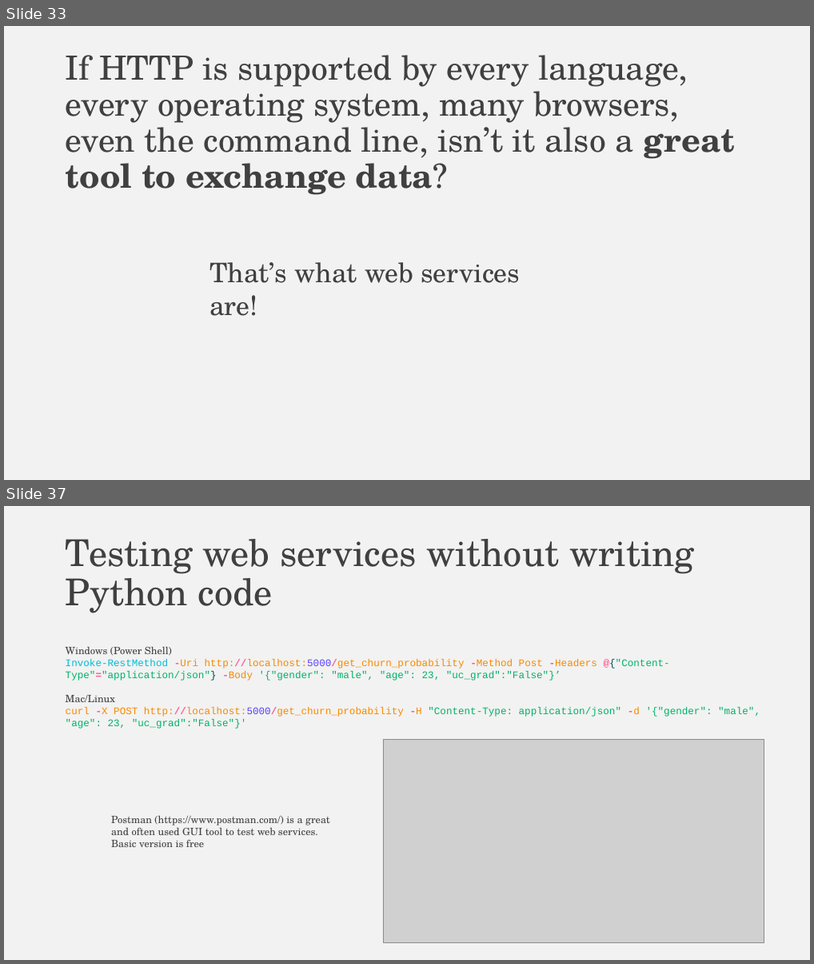
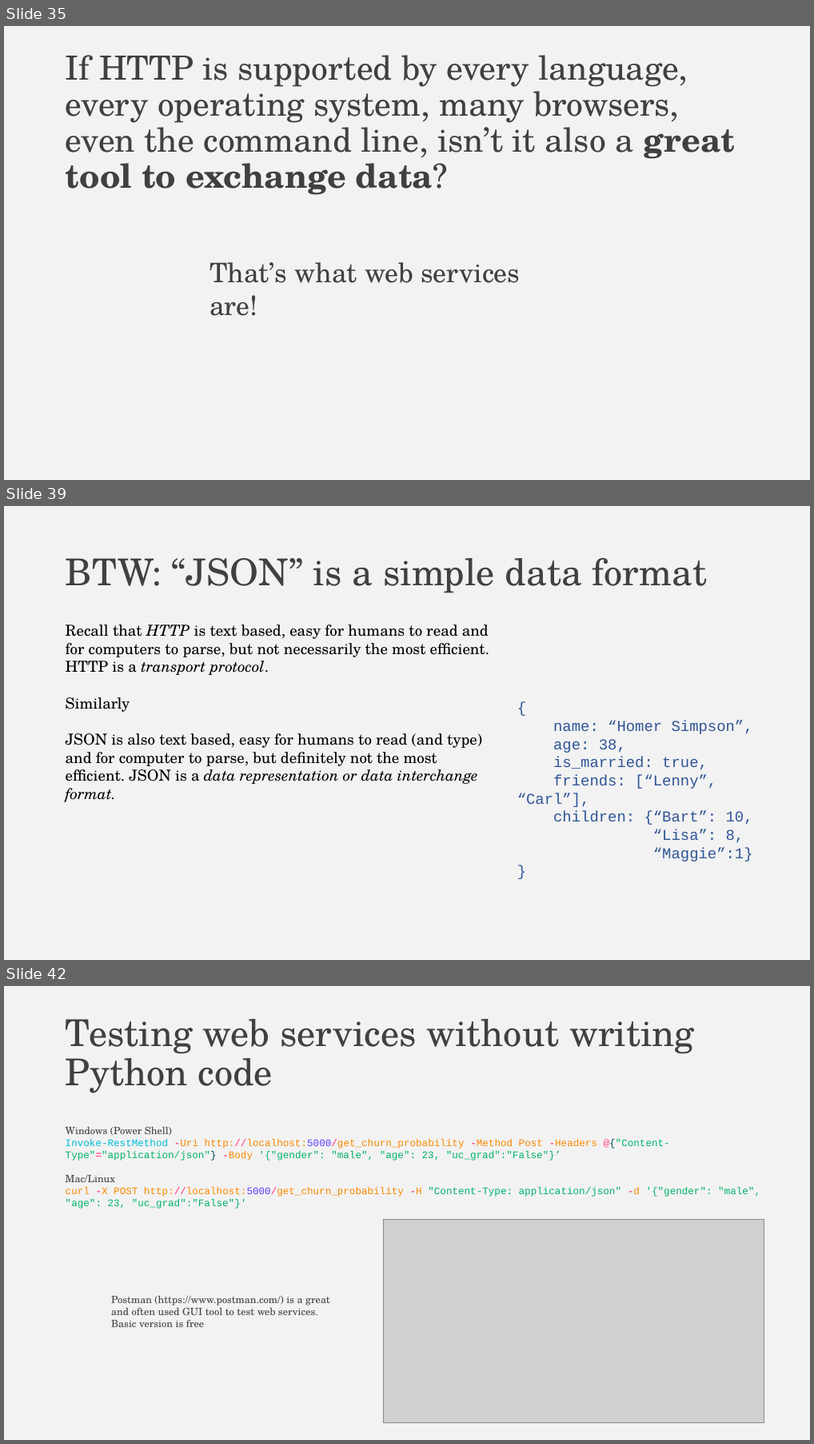
Before and after one commit to falconair/ProgrammingForAnalytics, a slide deck: lectures/075_web_under_the_hood/The web, under the hood.pptx. Shown one above the other, each under a label of ours: slides 33 and 37 before the commit, slides 35, 39 and 42 after it; the slides between them are not shown. The pictures are 814x964 and 814x1444 pixels, drawn with LibreOffice and Linux fonts; fonts in the diff are those of the drawing; grey boxes stand for pictures. Boxes give left, top, right and bottom in pixels: in the first picture for what was removed or moved away, otherwise in the second. Text is boxed around its words. In the diff, an @@ line names an element or a change of style, - is before the commit and + after.

```diff
--- a/lectures/075_web_under_the_hood/The web, under the hood.pptx
+++ b/lectures/075_web_under_the_hood/The web, under the hood.pptx
@@ slide 39 added at box(4, 506, 810, 960), background #F2F2F2 @@
@@ title added at box(66, 558, 708, 593), 44 pt, text #404040 @@
+BTW: “JSON” is a simple data format
@@ text added at box(66, 624, 490, 784), 18 pt, text #000000 @@
+Recall that HTTP is text based, easy for humans to read and for computers to parse, but not necessarily the most efficient. HTTP is a transport protocol.
+Similarly
+JSON is also text based, easy for humans to read (and type) and for computer to parse, but definitely not the most efficient. JSON is a data representation or data interchange format.
@@ text added at box(518, 720, 754, 861), 18 pt, text #2F5597 @@
+{
+name: “Homer Simpson”,
+age: 38,
+is_married: true,
+friends: [“Lenny”, “Carl”],
+children: {“Bart”: 10,
+“Lisa”: 8,
+“Maggie”:1}
+}
@@ what was slide 33 is now slide 35 @@
@@ what was slide 37 is now slide 42 @@
```
Also in this commit, not shown: 9 slides changed, 6 other slides added, 1 slide removed, 4 other files.
